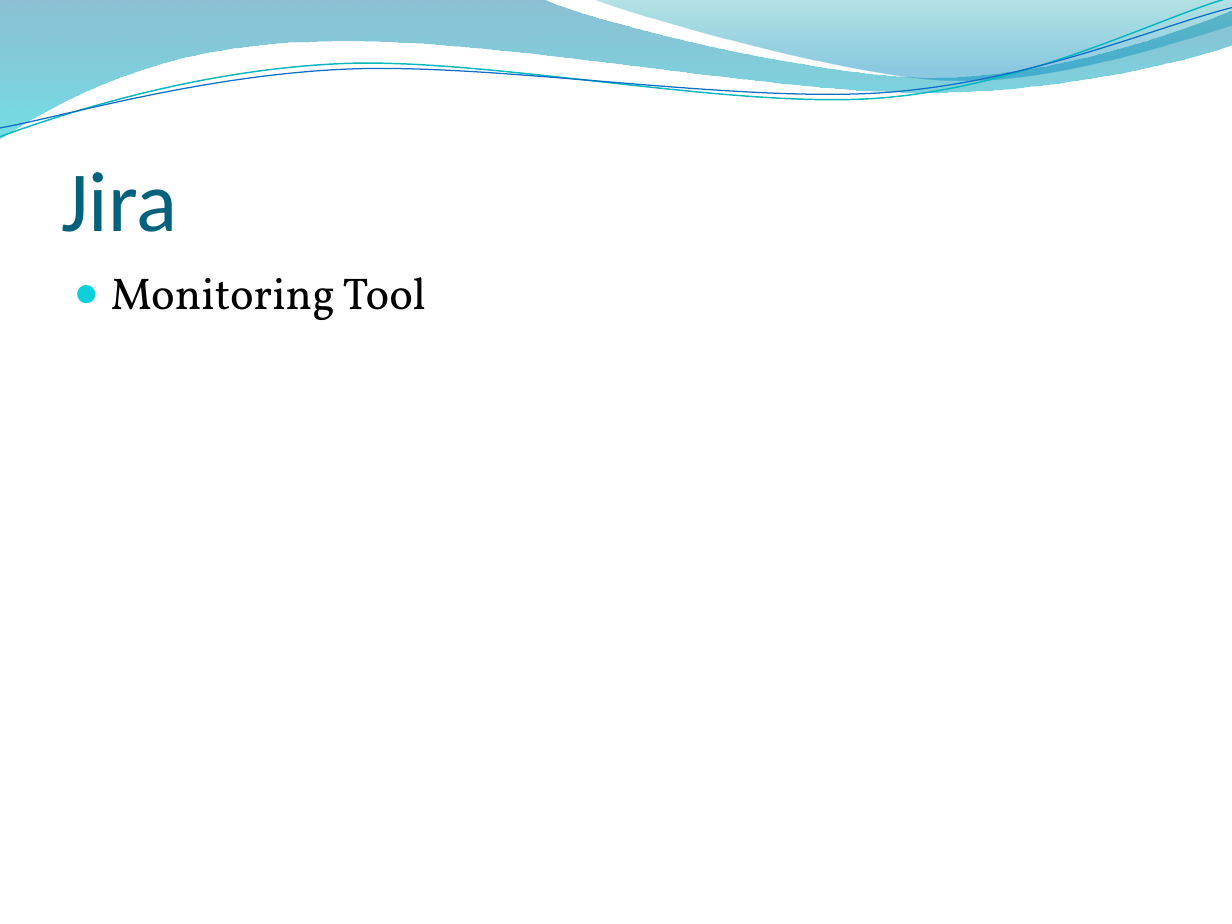
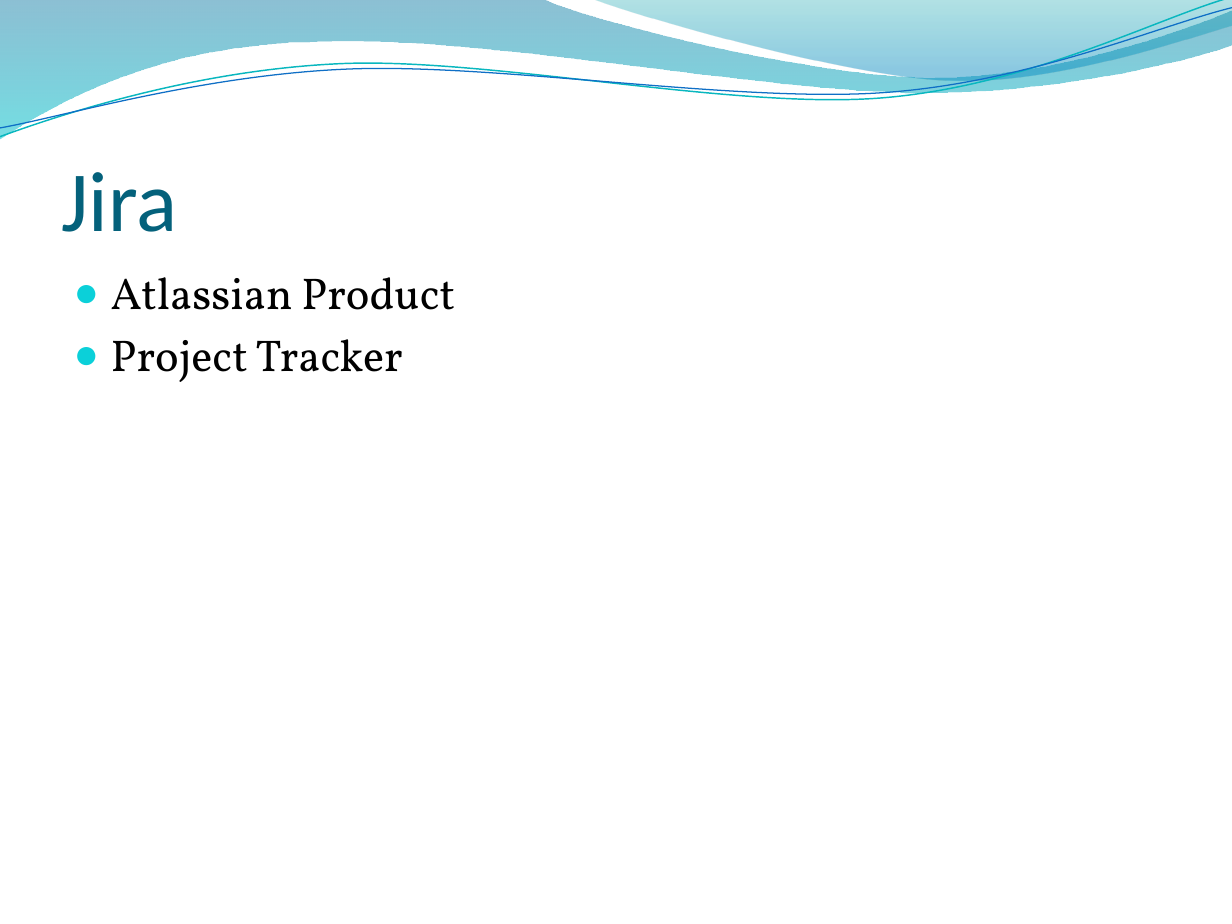
Before and after one commit to Brad94/Team2CIProject, a slide deck: slide 26 of Presentation.pptx (slide 22 before the commit). Drawn at 1232x924 pixels with LibreOffice and Linux fonts; fonts in the diff are those of the drawing; background and template pictures are left out. Boxes give left, top, right and bottom in pixels: in the first picture for what was removed or moved away, otherwise in the second. Text is boxed around its words. In the diff, an @@ line names an element or a change of style, - is before the commit and + after.

```diff
--- a/Presentation.pptx
+++ b/Presentation.pptx
@@ text at (x1=111, y1=277, x2=455, y2=382): text changed @@
-● Monitoring Tool
+● Atlassian Product
+● Project Tracker
```
Also in this commit, not shown: 8 other slides changed, 5 slides added.
